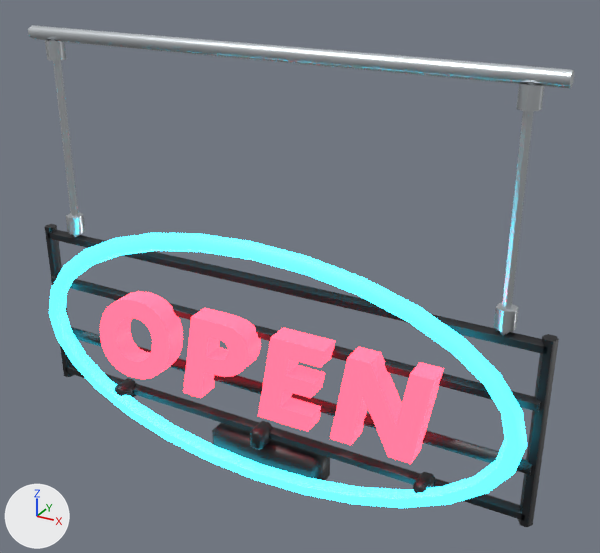
Renders of the FBX model fbx/B_shop/Shop_OpenSign.fbx from each side of a commit.
Before and after are seen from a 50 mm lens placed at (2.04, -3.3, 2.92), pointed at (0.16, 0.11, 1.21). Arrows for +X, +Y and +Z are at lower left; the lights stay in place. The first picture is the older version.

Names of what the first picture shows: 'Frame', 'Letters', 'Oval', 'Wire'.
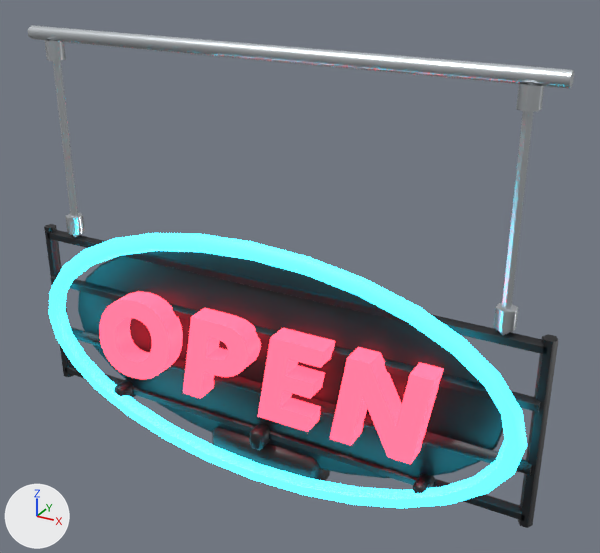
Commit message: Shop_OpenSign: double-faced, so the room side reads OPEN too

Changed parts and their boxes (x1, y1, x2, y2) in the pictures (600 x 553 px):
'Frame', reshaped, moved: before (45, 224, 559, 527); after (44, 224, 558, 528)
'Letters', moved: (100, 291, 444, 464) in both
'Oval', moved: (49, 233, 527, 508) in both
'Wire', moved: (28, 25, 574, 335) in both
part 1 of me_pipe_001, added: after (78, 251, 503, 478)

The change, as a list of edits to the scene's bpy script:
```text
Change me_pipe_001:
    used by ob_frame; location = (0.0, -0.069, -0.17)
    remove me_pipe_001.from_pydata(...)  # 168 vertices, 152 faces; spans x -1.49..1.49, y -0.04..0.22, z 0.17..1.4
    add me_pipe_001.from_pydata(...)  # 296 vertices, 250 faces; spans x -1.49..1.49, y -0.04..0.22, z 0.17..1.5
    me_pipe_001 part 1: a new loose piece of 128 vertices spanning x -1.3..1.3, y 0.06..0.1, z 0.3..1.5, in mat_m_18191d_smoothplastic (black #18191d)
Change ob_wire:
    ob_wire.location: (0.0, -0.069, -0.17) -> (0.0, -0.071, -0.17)
Change ob_letters:
    ob_letters.location: (0.0, -0.069, -0.17) -> (0.0, -0.071, -0.17)
Change ob_oval:
    ob_oval.location: (0.0, -0.069, -0.17) -> (0.0, -0.071, -0.17)
Change ob_frame:
    ob_frame.location: (0.0, -0.069, -0.17) -> (0.0, -0.071, -0.17)
```
